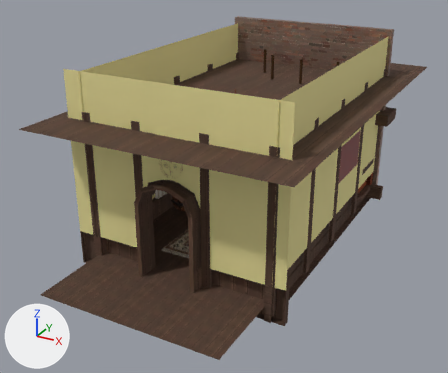
Two versions of the FBX model Assets/Bar/models/escenariO2bar.fbx, one commit apart.
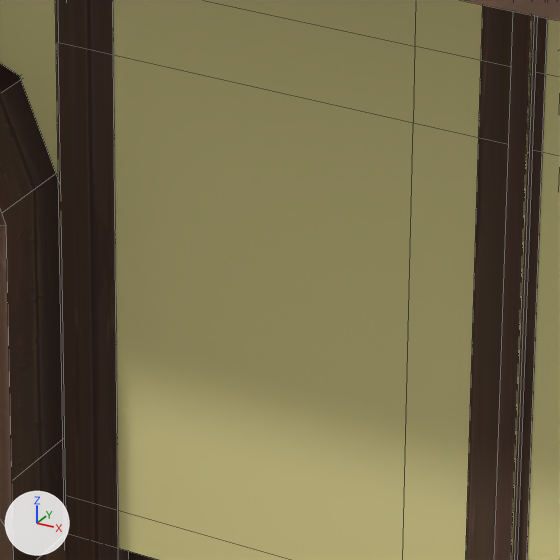
The first picture shows the older version from a camera (50 mm lens) standing at (6.16, -16.39, 7.05) and looking at (-0.81, -3.72, 0.71). The close-ups show the older and then the newer version on the part from 43% to 63% of the width and 49% to 73% of the height of that picture. Only the edits that show in the close-ups are written down. Every picture has the same lights, and +X, +Y and +Z are marked at lower left. The close-ups show mesh edges as thin lines. Where no turn or scale is listed for an object, it has been applied to the vertices.
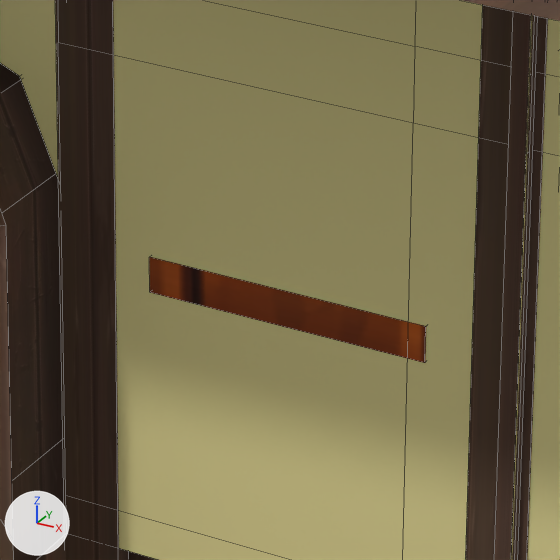
Where the newer file only moved an object's origin or applied its transform, the numbers keep the older frame.

Pixel boxes [x1, y1, x2, y2] of what changed, in the close-ups (560 x 560 px):
'Cube.008', added (brown): after [149, 257, 426, 363]

Edits to the bpy script that builds the scene:
```text
Add me_cube_092:
    me_cube_092.from_pydata(...)  # a box spanning x -0.46..0.46, y -0.015..0.015, z -0.059..0.059
    me_cube_092.materials.append(mat_material_004)  # picture img_estante_de_madera_con_detalles_arquitectónicos_png
Add ob_cube_008:
    ob_cube_008 = bpy.data.objects.new('Cube.008', me_cube_092)
    ob_cube_008.location = (1.439, -7.319, 1.681)
```
